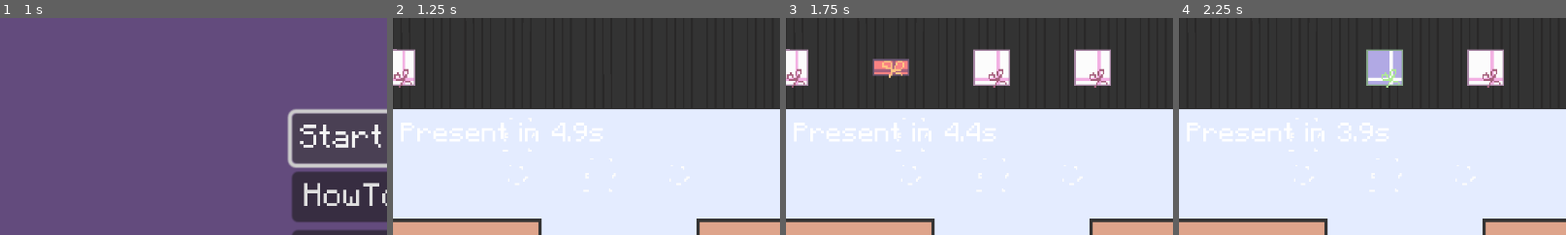
Above: before the commit, frames 1-4 (left to right).
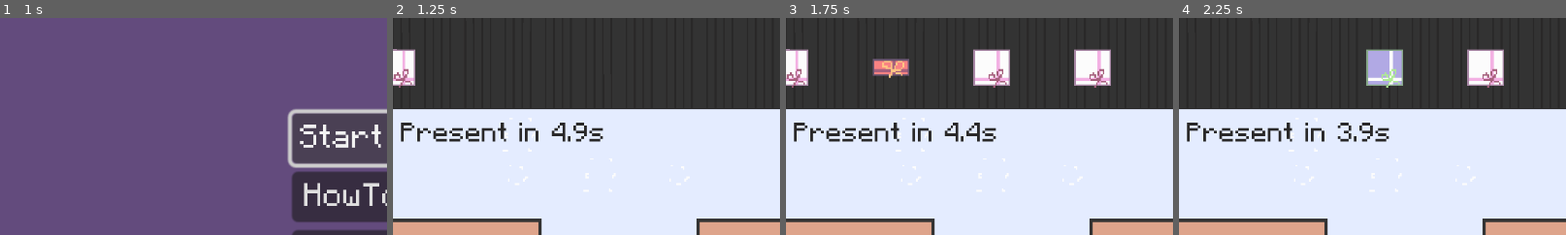
Above: after the commit, the same moments.

Repository: SuperDuperOrganisationsname/DevsThatJam9
Game: Godot game, scene res://scenes/menus/main_menu.tscn
Two runs of this game, one before a commit and one after it. Both use one fixed random seed, a clock stepped at 60 frames per second and the inputs below. Sound files missing from this copy of the repository are replaced by a short silence.
Inputs (mouse positions are % of the whole screen's width and height, from its top left):
- Up to frame 1 (1 s): click "Start Game" at 0.5 s
- Up to frame 2 (1.25 s): no input
- Up to frame 3 (1.75 s): move the mouse to (72, 45) at 1.27 s; press the mouse at (72, 45) at 1.28 s
- Up to frame 4 (2.25 s): move the mouse to (30, 55) at 2.02 s; release the mouse at (30, 55) at 2.03 s; click (30, 55) at 2.1 s
The pictures show only the part of the screen within x 0-50%, y 0-50%; the shares and areas given below are measured in that part.

Frame 1 is identical in both runs. In frame 2, 1.7% of the frame differs, in the area x 2-55%, y 48-58%; in frame 3, 1.7%; in frame 4, 1.7%.

Commit message:
made score more readable

Diff:
--- a/scenes/main.tscn
+++ b/scenes/main.tscn
@@ -250,6 +250,7 @@
 offset_right = 290.0
 offset_bottom = -142.0
 theme = ExtResource("3_5xp6s")
+theme_override_colors/font_color = Color(0.160784, 0.156863, 0.156863, 1)
 text = "0"
 horizontal_alignment = 2
 
@@ -260,6 +261,7 @@
 offset_right = -221.0
 offset_bottom = -46.0
 theme = ExtResource("3_5xp6s")
+theme_override_colors/font_color = Color(0.160784, 0.156863, 0.156863, 1)
 text = "0"
 horizontal_alignment = 2
 
